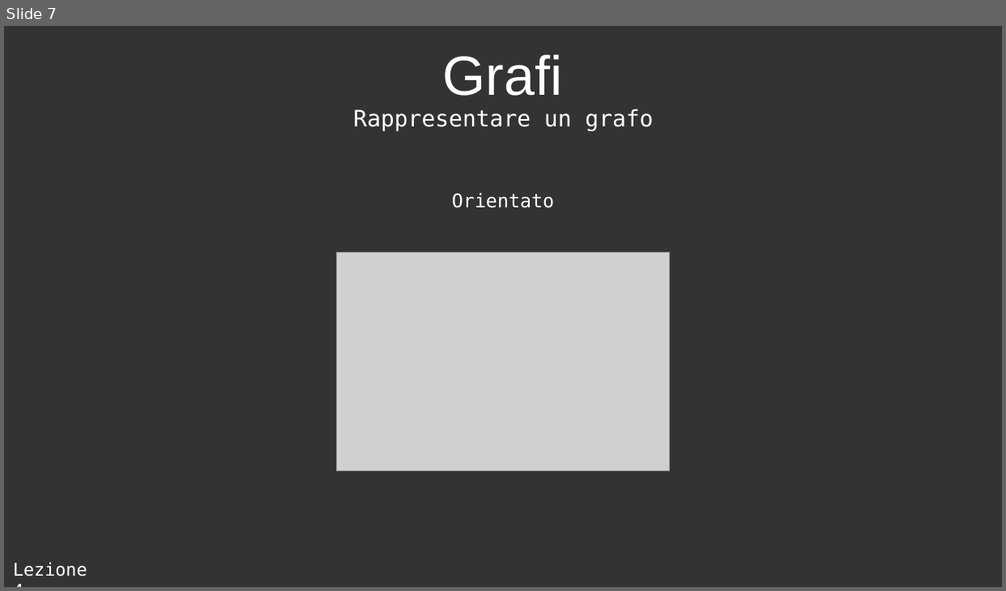
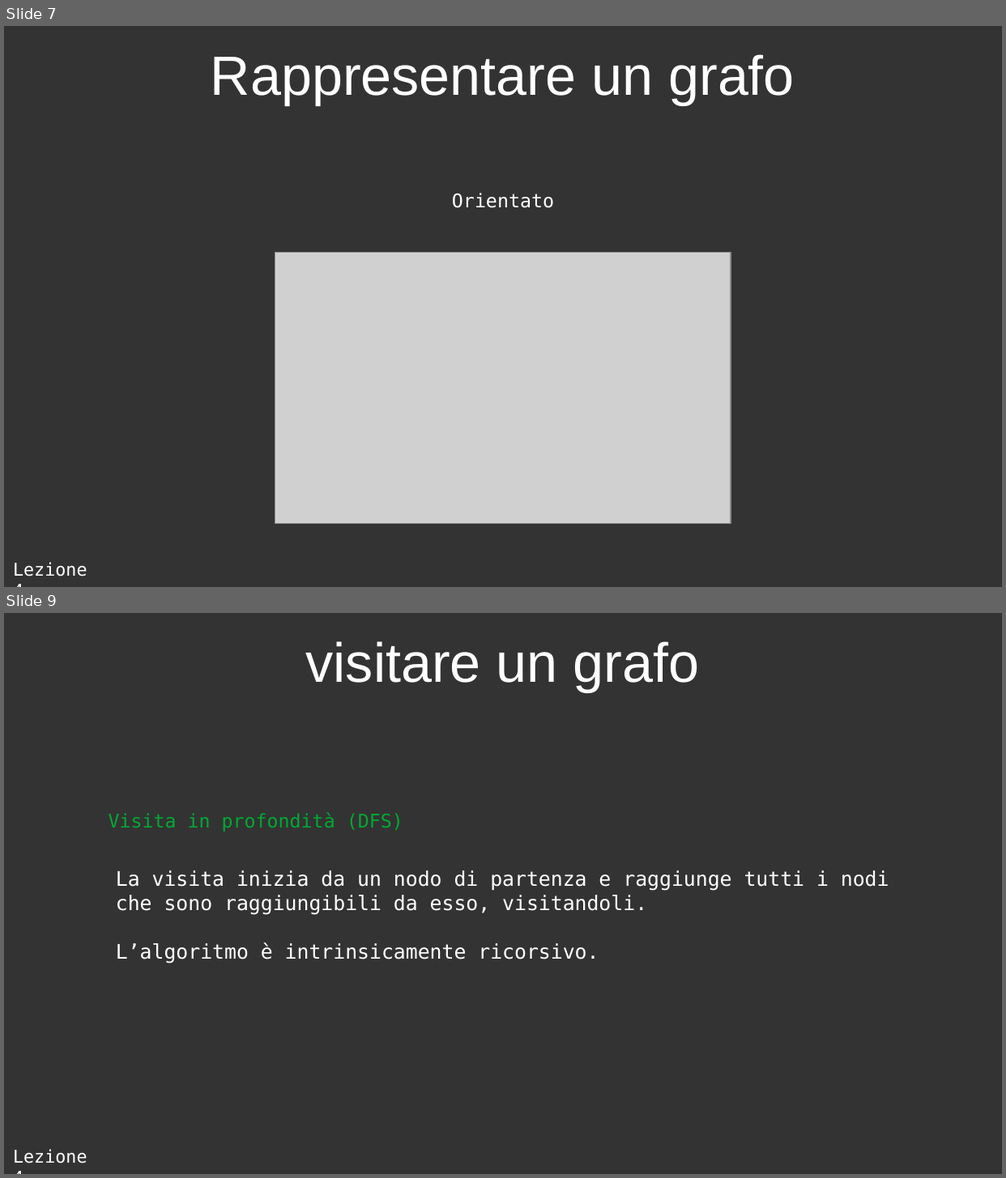
Before and after one commit to GioBigno/corso-CP, a slide deck: lezione_4/slide/presentazione.odp. Shown one above the other, each under a label of ours: slide 7 before the commit, slides 7 and 9 after it; the slides between them are not shown. The pictures are 1006x591 and 1006x1178 pixels, drawn with LibreOffice and Linux fonts; fonts in the diff are those of the drawing; grey boxes stand for pictures. Boxes give left, top, right and bottom in pixels: in the first picture for what was removed or moved away, otherwise in the second. Text is boxed around its words. In the diff, an @@ line names an element or a change of style, - is before the commit and + after.

Commit message:
lezione_4

```diff
--- a/lezione_4/slide/presentazione.odp
+++ b/lezione_4/slide/presentazione.odp
@@ slide 9 added at (4,613,1002,1174), background #333333 @@
@@ title added at (306,641,700,692), 44 pt, text #FFFFFF @@
+visitare un grafo
@@ text added at (108,812,403,832), 15 pt, text #00A933 @@
+Visita in profondità (DFS)
@@ text added at (116,871,889,964), 16 pt, text #FFFFFF @@
+La visita inizia da un nodo di partenza e raggiunge tutti i nodi che sono raggiungibili da esso, visitandoli.
+L’algoritmo è intrinsicamente ricorsivo.
@@ text added at (13,1149,87,1164), 14 pt, text #FFFFFF @@
+Lezione 4
@@ slide 7 changed as well @@
@@ title "Rappresentare un grafo": place and size @@
-title "Rappresentare un grafo" at (353,109,653,131)
+title "Rappresentare un grafo" at (211,54,795,105)
@@ title "Rappresentare un grafo" at (211,54,795,105): size 18 to 44 pt, font DejaVu Sans Mono to Arial; alignment left to centre; vertical alignment top to middle @@
@@ title removed at (443,54,563,96) @@
-Grafi
@@ picture: place and size @@
-picture at (336,252,670,472)
+picture at (275,252,731,524)
```
Also in this commit, not shown: 6 other slides changed, 17 other slides added, 39 other files.
